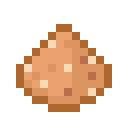
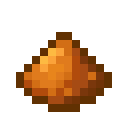
Layers edited between the first and the second 128×128 image:
added layer "Bright" above "HIghlight" over [40, 48, 56, 64]
painted on "HIghlight" over [24, 40, 96, 96]
painted on "Light" over [24, 32, 72, 96]
added layer "Light-Medium" above "Medium" over [32, 56, 72, 88]
painted on "Medium" over [24, 40, 96, 96]
added layer "Medium-Dark" above "Dark" over [24, 56, 80, 96]
painted on "Dark" over [24, 40, 104, 104]
added layer "Darker" above "Darkest" over [64, 56, 104, 104]
painted on "Darkest" over [64, 56, 104, 104]
painted on "Border" over [16, 24, 112, 112]
